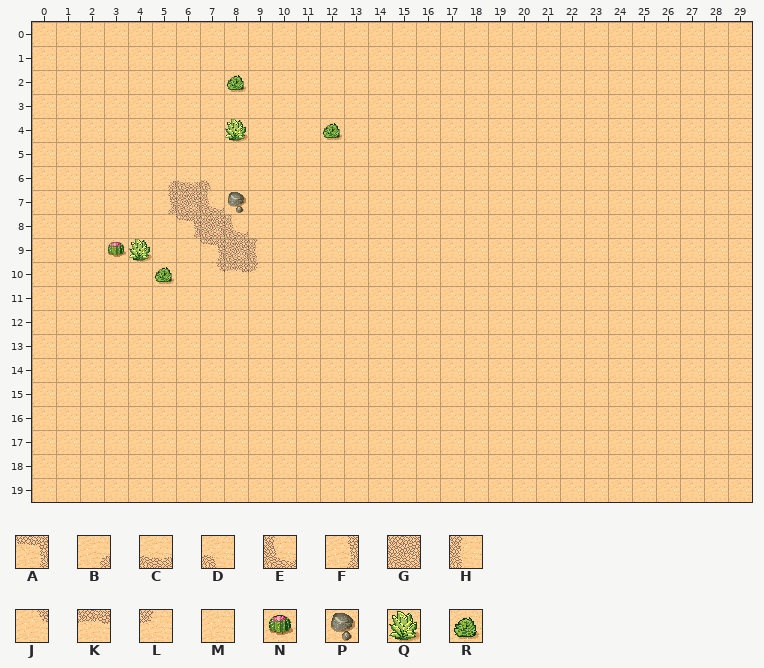
Tiled map: samples/sample-map.tmx. The picture above was drawn from the file before the commit.
Cells are 32x32 px. Shown: x 0..29, y 0..19.
Key: from "sample-set": A 4, B 5, C 6, D 7, E 11, F 13, G 14, H 15, J 21, K 22, L 23, M 29, N 30, P 31, Q 39, R 47.
_ is an empty cell.
Layer "Tile Layer 1" before, first column x 0:
 0 MMMMMMMMMMMMMMMMMMMMMMMMMMMMMM
 1 MMMMMMMMMMMMMMMMMMMMMMMMMMMMMM
 2 MMMMMMMMRMMMMMMMMMMMMMMMMMMMMM
 3 MMMMMMMMMMMMMMMMMMMMMMMMMMMMMM
 4 MMMMMMMMQMMMRMMMMMMMMMMMMMMMMM
 5 MMMMMMMMMMMMMMMMMMMMMMMMMMMMMM
 6 MMMMMBCDMMMMMMMMMMMMMMMMMMMMMM
 7 MMMMMFGEPMMMMMMMMMMMMMMMMMMMMM
 8 MMMMMMAGEMMMMMMMMMMMMMMMMMMMMM
 9 MMMNQMMAGHMMMMMMMMMMMMMMMMMMMM
10 MMMMMRMJKLMMMMMMMMMMMMMMMMMMMM
11 MMMMMMMMMMMMMMMMMMMMMMMMMMMMMM
12 MMMMMMMMMMMMMMMMMMMMMMMMMMMMMM
13 MMMMMMMMMMMMMMMMMMMMMMMMMMMMMM
14 MMMMMMMMMMMMMMMMMMMMMMMMMMMMMM
15 MMMMMMMMMMMMMMMMMMMMMMMMMMMMMM
16 MMMMMMMMMMMMMMMMMMMMMMMMMMMMMM
17 MMMMMMMMMMMMMMMMMMMMMMMMMMMMMM
18 MMMMMMMMMMMMMMMMMMMMMMMMMMMMMM
19 MMMMMMMMMMMMMMMMMMMMMMMMMMMMMM
The result:
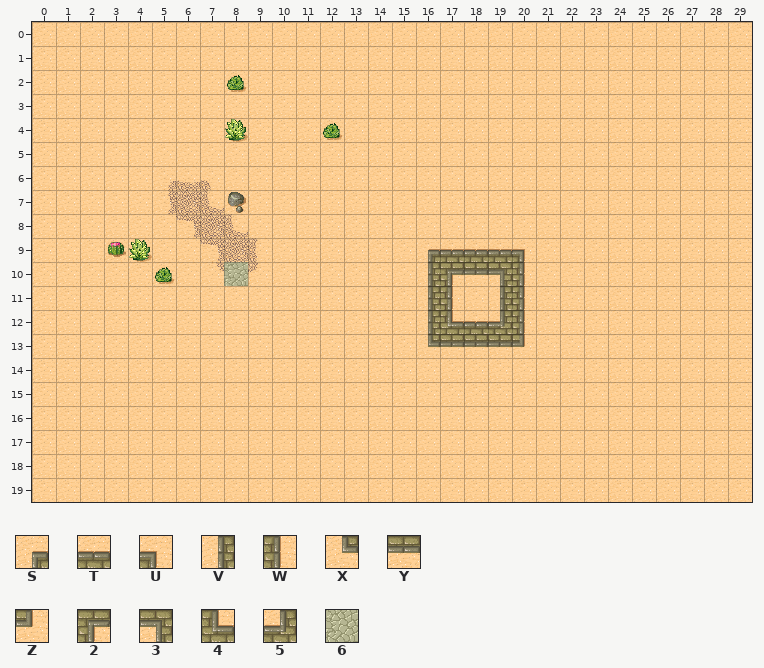
Further tiles: from "sample-set": S 0, T 1, U 2, V 8, W 10, X 16, Y 17, Z 18, 2 19, 3 20, 4 27, 5 28, 6 33.
Author's note on the commit: 10 feature add collision boxes (#11) * sample map with collision_static layer
The edit:
{"where": "layer \"Tile Layer 1\""}
{"y":9,"x":16,"old":"MMMMM","new":"STTTU"}
{"y":10,"x":8,"old":"K","new":"6"}
{"y":10,"x":16,"old":"MMMMM","new":"V2Y3W"}
{"y":11,"x":16,"old":"MM","new":"VW"}
{"y":11,"x":19,"old":"MM","new":"VW"}
{"y":12,"x":16,"old":"MMMMM","new":"V4T5W"}
{"y":13,"x":16,"old":"MMMMM","new":"XYYYZ"}
